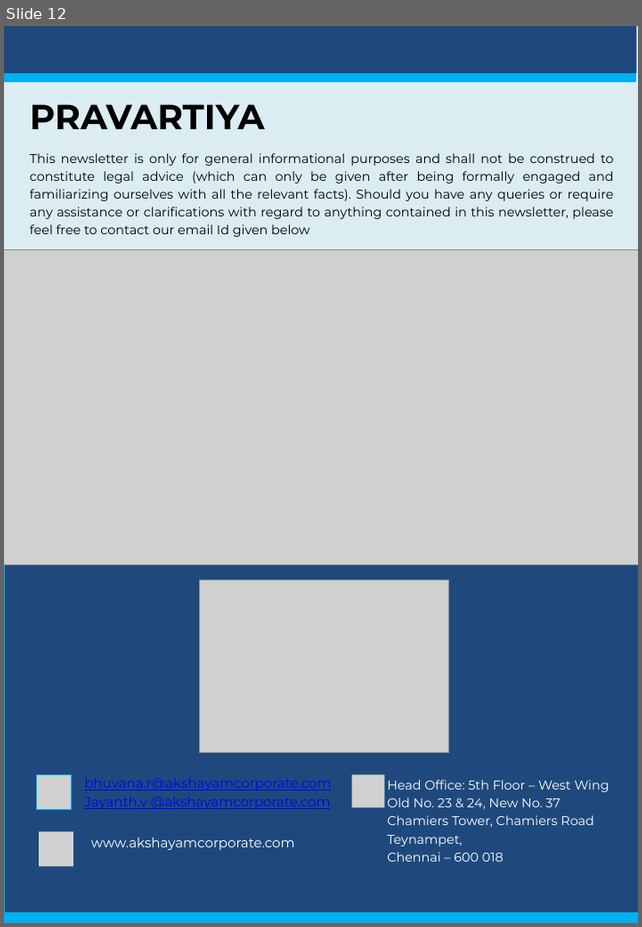
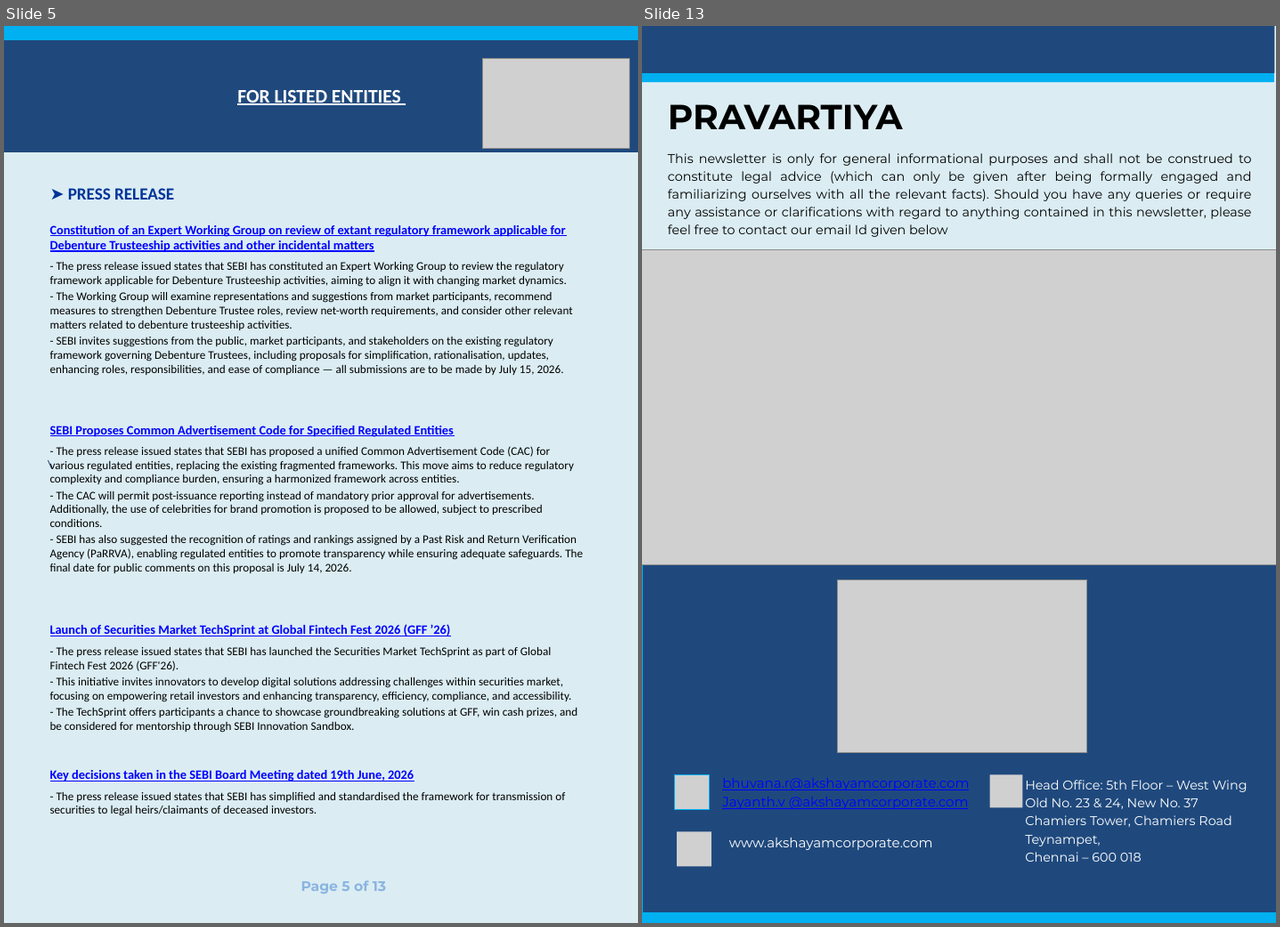
Before and after one commit to vidit-arca/Newsletter_Agent, a slide deck: output.pptx. Shown side by side, each under a label of ours: slide 12 before the commit, slides 5 and 13 after it; the slides between them are not shown. The pictures are 642x927 and 1280x927 pixels, drawn with LibreOffice and Linux fonts; fonts in the diff are those of the drawing; grey boxes stand for pictures. Boxes give left, top, right and bottom in pixels: in the first picture for what was removed or moved away, otherwise in the second. Text is boxed around its words. In the diff, an @@ line names an element or a change of style, - is before the commit and + after.

```diff
--- a/output.pptx
+++ b/output.pptx
@@ slide 5 added at (4, 26, 638, 923), background #DBEDF3 @@
@@ freeform shape added at (4, 34, 638, 151), fill #1F497D, 18 pt, text #FFFFFF, bold, underline @@
+FOR LISTED ENTITIES
@@ freeform shape added at (4, 32, 638, 40), fill #00B0F0 @@
@@ rectangle added at (4, 26, 638, 40), fill #00B0F0 @@
@@ picture added at (482, 58, 630, 148) @@
@@ text added at (68, 188, 174, 200), 16 pt, text #003399, bold @@
+➤ PRESS RELEASE
@@ text added at (50, 225, 573, 376), 11 pt, text #000000 @@
+Constitution of an Expert Working Group on review of extant regulatory framework applicable for Debenture Trusteeship activities and other incidental matters
+- The press release issued states that SEBI has constituted an Expert Working Group to review the regulatory framework applicable for Debenture Trusteeship activities, aiming to align it with changing market dynamics.
+- The Working Group will examine representations and suggestions from market participants, recommend measures to strengthen Debenture Trustee roles, review net-worth requirements, and consider other relevant matters related to debenture trusteeship activities.
+- SEBI invites suggestions from the public, market participants, and stakeholders on the existing regulatory framework governing Debenture Trustees, including proposals for simplification, rationalisation, updates, enhancing roles, responsibilities, and ease of compliance — all submissions are to be made by July 15, 2026.
@@ text added at (50, 426, 582, 573), 11 pt, text #000000 @@
+SEBI Proposes Common Advertisement Code for Specified Regulated Entities
+- The press release issued states that SEBI has proposed a unified Common Advertisement Code (CAC) for various regulated entities, replacing the existing fragmented frameworks. This move aims to reduce regulatory complexity and compliance burden, ensuring a harmonized framework across entities.
+- The CAC will permit post-issuance reporting instead of mandatory prior approval for advertisements. Additionally, the use of celebrities for brand promotion is proposed to be allowed, subject to prescribed conditions.
+- SEBI has also suggested the recognition of ratings and rankings assigned by a Past Risk and Return Verification Agency (PaRRVA), enabling regulated entities to promote transparency while ensuring adequate safeguards. The final date for public comments on this proposal is July 14, 2026.
@@ text added at (40, 452, 601, 489), 11 pt, text #002060 @@
+\
@@ text added at (50, 624, 577, 733), 11 pt, text #000000 @@
+Launch of Securities Market TechSprint at Global Fintech Fest 2026 (GFF ’26)
+- The press release issued states that SEBI has launched the Securities Market TechSprint as part of Global Fintech Fest 2026 (GFF'26).
+- This initiative invites innovators to develop digital solutions addressing challenges within securities market, focusing on empowering retail investors and enhancing transparency, efficiency, compliance, and accessibility.
+- The TechSprint offers participants a chance to showcase groundbreaking solutions at GFF, win cash prizes, and be considered for mentorship through SEBI Innovation Sandbox.
@@ text added at (50, 770, 565, 816), 11 pt, text #000000 @@
+Key decisions taken in the SEBI Board Meeting dated 19th June, 2026
+- The press release issued states that SEBI has simplified and standardised the framework for transmission of securities to legal heirs/claimants of deceased investors.
@@ text added at (301, 880, 386, 894), 13 pt, text #558ED5 at 60% opacity, bold @@
+Page 5 of 13
@@ page number added at (341, 881, 349, 891), 12 pt, text #8C8C8C @@
+5
@@ what was slide 12 is now slide 13 @@
```
Also in this commit, not shown: 11 slides changed, 2 other files.
